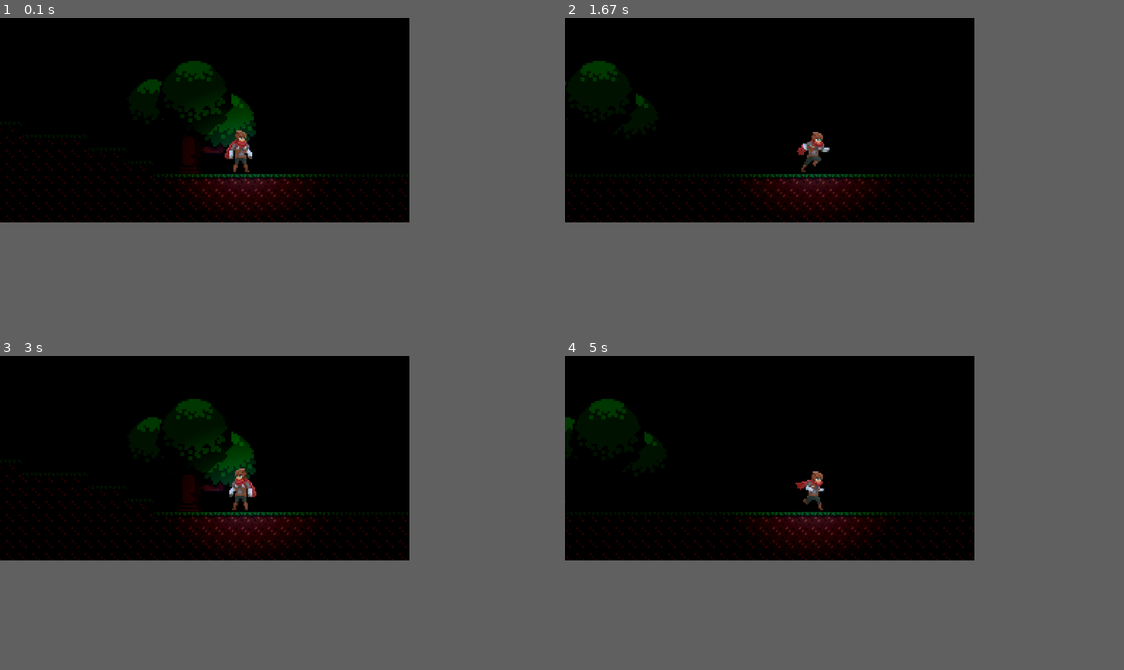
Above: before the commit, frames 1-4 (two rows, left to right).
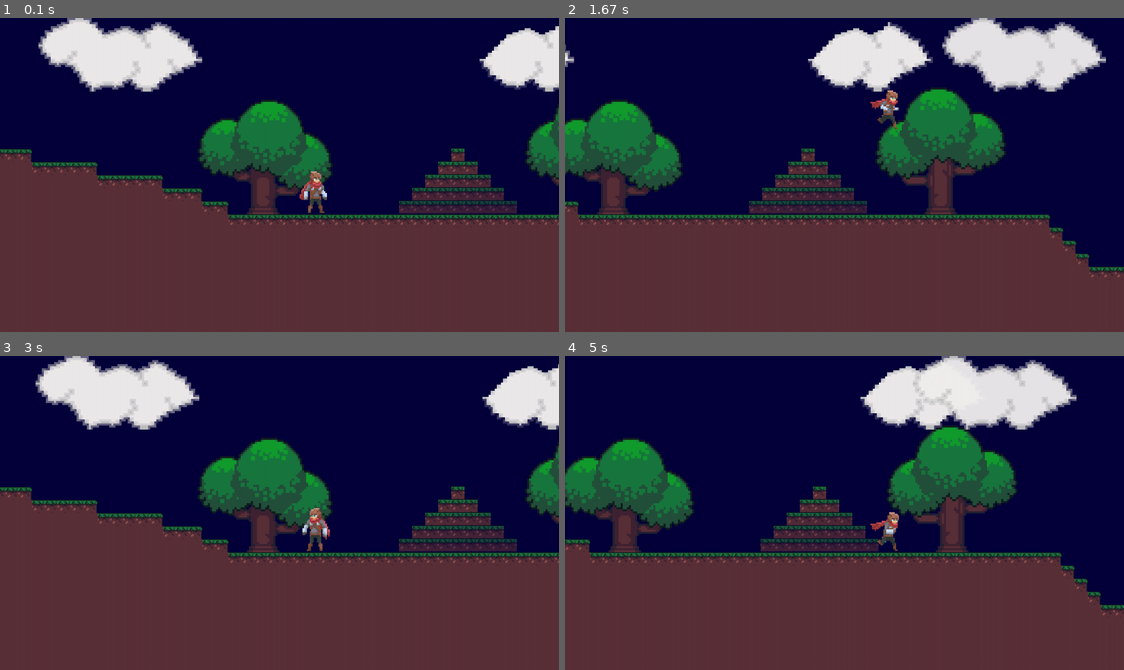
Above: after the commit, the same moments.

Repository: AlexRasskazchikov/PyGame-To-Go-Module
Game: pygame game, started from Level Tester.py
Two runs of this game, one before a commit and one after it. Both use one fixed random seed, a clock stepped at 60 frames per second and the inputs below.
Inputs:
- Up to frame 1 (0.1 s): no input
- Up to frame 2 (1.67 s): hold D 0.33-0.8 s; hold F5 0.83-1.13 s; hold W 0.83-1.13 s; hold W 1.17-1.47 s; hold D from 1.5 s (still down)
- Up to frame 3 (3 s): release D at 1.97 s; hold A 2-2.53 s; hold A 2.57-2.97 s
- Up to frame 4 (5 s): hold W 3-3.37 s; hold D 3.4-4.03 s; hold A 4.07-4.53 s; hold D from 4.57 s (still down)
In our replay, the window is 750x375 before the commit and 1024x576 after it. These sizes can differ from the game's own. Grey fills any space a smaller window leaves; there, only what the larger window draws over its background counts as a difference.

The runs differ from the first frame. In frame 1, 89% of the frame differs, in the area x 0-100%, y 0-100%; in frame 2, 86%; in frame 3, 88%; in frame 4, 86%.

Commit message:
bugs fixed

Diff:
--- a/Engine/Levels.py
+++ b/Engine/Levels.py
@@ -25,31 +25,37 @@
     def render_files(self):
         entities = pygame.sprite.Group()
         platforms = []
+        background_tiles = []
         x = y = 0
         for row in self.map:
             for col in row:
                 if col in self.materials:
                     p = Platform(x, y, self.materials[col])
-                    platforms.append(p)
-                    entities.add(p)
+                    if col.isupper():
+                        platforms += [p]
+                        entities.add(p)
+                    else:
+                        o = BackgroundObject(self.materials[col], (x, -y + 450), name='Tile',
+                                             act=True, size=2, hp=10, mat="Earth", sounds=earth_sounds)
+                        background_tiles += [o]
                 x += 32
             y += 32
             x = 0
-        return (entities, platforms)
+        return entities, platforms, background_tiles
 
     def add_background_object(self, *other):
         self.background_objects += other
 
 
 class BackgroundObject(Entity):
-    def __init__(self, path, coords, alph=250, size=None, name="Unknown", hp=100,
+    def __init__(self, image, coords, alph=250, size=None, name="Unknown", hp=100,
                  sounds=["Assets/sounds/tree/wood1.mp3",
                          "Assets/sounds/tree/wood2.mp3",
                          "Assets/sounds/tree/wood3.mp3",
                          "Assets/sounds/tree/wood4.mp3"], act=True, mat="Wood", mat_count=1):
         super().__init__()
         self.name = name
-        self.img = pygame.image.load(path)
+        self.img = image
         if alph is not None:
             self.img.fill((255, 255, 255, alph), None, pygame.BLEND_RGBA_MULT)
         if size is not None:
@@ -102,39 +108,64 @@
     "                                                                                    PPPP",
     "                                                                                    PPPP",
     "                                                                                    PPPP",
-    "GGR                                                                                 PPPP",
-    "PPPGGGGR                                                                            PPPP",
-    "PPPPPPPPGGGGR                                                                       PPPP",
-    "PPPPPPPPPPPPPGGR                                                                    PPPP",
-    "PPPPPPPPPPPPPPPPGR                                                                  PPPP",
+    "GGR                                w                                                PPPP",
+    "PPPGGGGR                          www                                               PPPP",
+    "PPPPPPPPGGGGR                    wwwww                                              PPPP",
+    "PPPPPPPPPPPPPGGR                wwwwwww                                             PPPP",
+    "PPPPPPPPPPPPPPPPGR             wwwwwwwww                                            PPPP",
     "PPPPPPPPPPPPPPPPPPGGGGGGGGGGGGGGGGGGGGGGGGGGGGGGGGGGGR            LGGGGGGGGGGGGGGGGGPPPP",
     "PPPPPPPPPPPPPPPPPPPPPPPPPPPPPPPPPPPPPPPPPPPPPPPPPPPPPPR          LPPPPPPPPPPPPPPPPPPPPPP",
     "PPPPPPPPPPPPPPPPPPPPPPPPPPPPPPPPPPPPPPPPPPPPPPPPPPPPPPPR        LPPPPPPPPPPPPPPPPPPPPPPP",
     "PPPPPPPPPPPPPPPPPPPPPPPPPPPPPPPPPPPPPPPPPPPPPPPPPPPPPPPPR      LPPPPPPPPPPPPPPPPPPPPPPPP",
     "PPPPPPPPPPPPPPPPPPPPPPPPPPPPPPPPPPPPPPPPPPPPPPPPPPPPPPPPPGGGGGGPPPPPPPPPPPPPPPPPPPPPPPPP",
+    "PPPPPPPPPPPPPPPPPPPPPPPPPPPPPPPPPPPPPPPPPPPPPPPPPPPPPPPPPPPPPPPPPPPPPPPPPPPPPPPPPPPPPPPP",
+    "PPPPPPPPPPPPPPPPPPPPPPPPPPPPPPPPPPPPPPPPPPPPPPPPPPPPPPPPPPPPPPPPPPPPPPPPPPPPPPPPPPPPPPPP",
+    "PPPPPPPPPPPPPPPPPPPPPPPPPPPPPPPPPPPPPPPPPPPPPPPPPPPPPPPPPPPPPPPPPPPPPPPPPPPPPPPPPPPPPPPP",
+    "PPPPPPPPPPPPPPPPPPPPPPPPPPPPPPPPPPPPPPPPPPPPPPPPPPPPPPPPPPPPPPPPPPPPPPPPPPPPPPPPPPPPPPPP",
+    "PPPPPPPPPPPPPPPPPPPPPPPPPPPPPPPPPPPPPPPPPPPPPPPPPPPPPPPPPPPPPPPPPPPPPPPPPPPPPPPPPPPPPPPP",
+    "PPPPPPPPPPPPPPPPPPPPPPPPPPPPPPPPPPPPPPPPPPPPPPPPPPPPPPPPPPPPPPPPPPPPPPPPPPPPPPPPPPPPPPPP",
 ])
 
 cloth = [r"Assets/sounds/cloth/cloth1.mp3",
          r"Assets/sounds/cloth/cloth2.mp3",
          r"Assets/sounds/cloth/cloth3.mp3",
          r"Assets/sounds/cloth/cloth4.mp3"]
-trees = [r"Assets/Objects/obj_0022_Layer-23.png",
-         r"Assets/Objects/obj_0021_Layer-22.png"]
-clouds = [r"Assets/Objects/Cloud0.png",
-          r"Assets/Objects/Cloud1.png", ]
+trees = [pygame.image.load(r"Assets/Objects/obj_0022_Layer-23.bmp"),
+         pygame.image.load(r"Assets/Objects/obj_0021_Layer-22.bmp")]
+earth_sounds = [r"Assets/Sounds/grass/grass1.mp3",
+                r"Assets/Sounds/grass/grass2.mp3",
+                r"Assets/Sounds/grass/grass3.mp3",
+                r"Assets/Sounds/grass/grass4.mp3"]
+clouds = [pygame.image.load(r"Assets/Objects/Cloud0.bmp"),
+          pygame.image.load(r"Assets/Objects/Cloud1.bmp"), ]
 
 Plain.add_background_object(
     BackgroundObject(clouds[1], (100, 300), name="Cloud", size=5, act=False, mat="Cloudy Stuff-1"),
     BackgroundObject(clouds[0], (1200, 300), name="Cloud", size=5, act=False, mat="Cloudy Stuff-2"),
     BackgroundObject(clouds[1], (1400, 300), name="Cloud", size=5, act=False, mat="Cloudy Stuff-3"),
-    BackgroundObject(trees[1], (500, 0), name="Tree", size=5, mat_count=random.randint(1, 10)),
-    BackgroundObject(trees[0], (1300, 0), name="Tree", size=5, mat_count=random.randint(1, 10), mat="Test"),
-    BackgroundObject(trees[1], (2200, 0), name="Tree", size=5, mat_count=random.randint(1, 10)))
+    BackgroundObject(trees[1], (500, 0), name="Tree", size=5, mat_count=random.randint(1, 1)),
+    BackgroundObject(trees[0], (1300, 0), name="Tree", size=5, mat_count=random.randint(1, 1), mat="Test"),
+    BackgroundObject(trees[1], (2200, 0), name="Tree", size=5, mat_count=random.randint(1, 1)))
 
-Plain.materials = {"G": pygame.image.load(r"Assets/Tiles/Tile_02.jpg"),
-                   "P": pygame.image.load(r"Assets/Tiles/Tile_14.jpg"),
-                   "L": pygame.image.load(r"Assets/Tiles/Tile_01.jpg"),
-                   "R": pygame.image.load(r"Assets/Tiles/Tile_03.jpg")}
+ground = pygame.image.load(r"Assets/Tiles/Tile_02.bmp")
+right = pygame.image.load(r"Assets/Tiles/Tile_03.bmp")
+left = pygame.image.load(r"Assets/Tiles/Tile_01.bmp")
+earth = pygame.image.load(r"Assets/Tiles/Tile_14.bmp")
+earth = pygame.Surface((32, 32))
+earth.fill((91, 49, 56))
+
+house_wall = pygame.Surface((32, 32))
+house_wall.fill((92, 43, 1))
+
+roof = pygame.Surface((32, 32))
+roof.fill((54, 8, 0))
+
+Plain.materials = {"G": ground,
+                   "L": left,
+                   "R": right,
+                   "r": roof,
+                   "P": earth,
+                   "w": pygame.image.load(r"Assets/Tiles/Tile_02.bmp").convert_alpha()}
 
 Plain.background = (5, 0, 59)
 
@@ -144,14 +175,6 @@
     "                                                        ",
     "                                                        ",
     "                                                        ",
-    "                                                        ",
-    "                                                        ",
-    "                                                        ",
-    "                                                        ",
-    "                                                        ",
-    "                                                        ",
-    "                                                        ",
-    "GGR                                                     ",
     "PPPGGGGR                                                ",
     "PPPPPPPPGGGGR                                       PPPP",
     "PPPPPPPPPPPPPGGR                                    PPPP",
@@ -167,7 +190,8 @@
     BackgroundObject(clouds[1], (100, 300), name="Cloud", size=5, act=False, mat="Cloudy Stuff-1"),
     BackgroundObject(trees[1], (500, 0), name="Tree", size=5, mat_count=random.randint(1, 10)))
 
-LightDemo.materials = {"G": pygame.image.load(r"Assets/Tiles/Tile_02.jpg"),
-                   "P": pygame.image.load(r"Assets/Tiles/Tile_14.jpg"),
-                   "L": pygame.image.load(r"Assets/Tiles/Tile_01.jpg"),
-                   "R": pygame.image.load(r"Assets/Tiles/Tile_03.jpg")}
+LightDemo.materials = {"G": ground,
+                       "P": earth,
+                       "L": left,
+                       "R": right,
+                       "r": roof}
--- a/Engine/Player.py
+++ b/Engine/Player.py
@@ -50,17 +50,17 @@
                                    pygame.K_5]
 
         if self.animation is not None:
-            self.image = pygame.transform.scale(self.animation[list(self.animation.get_sets_names())[0]][0],
-                                                (self.width, self.height))
-            self.rect = self.image.get_rect(topleft=self.coords)
-            self.mask = pygame.mask.from_surface(self.image)
-            self.hitted_image = copy(self.image)
+            self.img = pygame.transform.scale(self.animation[list(self.animation.get_sets_names())[0]][0],
+                                              (self.width, self.height))
+            self.rect = self.img.get_rect(topleft=self.coords)
+            self.mask = pygame.mask.from_surface(self.img)
+            self.hitted_image = copy(self.img)
             self.hitted_image.fill((255, 255, 255), special_flags=pygame.BLEND_ADD)
 
     def set_sprite_from_pack(self, name, index):
         """Change player's sprite to sprite from Pack"""
         if self.animation:
-            self.image = pygame.transform.scale(self.animation.get_frame(name, index), (self.width, self.height))
+            self.img = pygame.transform.scale(self.animation.get_frame(name, index), (self.width, self.height))
         else:
             pass
 
@@ -134,7 +134,7 @@
             self.rect.top += self.yvel
             self.onGround = False
             self.collide(0, self.yvel, platforms)
-            self.mask = pygame.mask.from_surface(self.image)
+            self.mask = pygame.mask.from_surface(self.img)
 
     def collide(self, xvel, yvel, platforms):
         """Check platform collision"""
@@ -146,17 +146,9 @@
                     # Colliding Right
                     self.rect.right = p.rect.left
 
-                    # Auto-jump.
-                    if self.onGround:
-                        self.yvel -= 8
-
                 if xvel < 0:
                     # Colliding Left.
                     self.rect.left = p.rect.right
-
-                    # Auto-jump
-                    if self.onGround:
-                        self.yvel -= 8
 
                 if yvel > 0:
                     # Staying on ground.
@@ -170,7 +162,7 @@
         """Change player Position. If start - + set start coords"""
         if start:
             self.start_coords = coords
-        self.rect = self.image.get_rect(topleft=(coords))
+        self.rect = self.img.get_rect(topleft=(coords))
 
     def collides(self, other):
         """Perfect Pixel Collision Checker"""
@@ -180,9 +172,9 @@
         return False
 
     def update_mask(self):
-        self.hitted_image = copy(self.image)
+        self.hitted_image = copy(self.img)
         self.hitted_image.fill((255, 255, 255), special_flags=pygame.BLEND_ADD)
-        self.mask = pygame.mask.from_surface(self.image)
+        self.mask = pygame.mask.from_surface(self.img)
 
     def draw_mask(self, display, color=(255, 255, 255)):
         pygame.draw.lines(display, color, 1, self.mask.outline())
@@ -201,11 +193,12 @@
         if object.mat not in self.inventory:
             self.inventory[object.mat] = {"img": pygame.transform.scale(object.img, (60, 60)),
                                           "count": 0, "choosen": 1 if not len(self.inventory) else 0,
-                                          "id": len(self.inventory)}
+                                          "id": len(self.inventory),
+                                          "object": copy(object)}
         self.inventory[object.mat]["count"] += object.mat_count
         print(f"+{object.mat_count} {object.mat}")
 
-    def draw_inventory(self, display, border_color=(50, 50, 50), border_thicness=1, size=64, coords=(350, 10)):
+    def draw_inventory(self, display, font, border_color=(50, 50, 50), border_thicness=1, size=64, coords=(600, 10)):
 
         back_slot = pygame.Surface((size, size), pygame.SRCALPHA, 32)
         back_slot.fill((255, 255, 255, 30))
@@ -221,7 +214,11 @@
                 display.blit(back_slot_choosen, (x, y))
                 display.blit(o["img"], (x + 2, y + 2))
                 pygame.draw.rect(display, (255, 255, 255), (x, y, size, size), border_thicness)
+                text = font.render(str(o["count"]), True, (255, 255, 255))
+                display.blit(text, (x, y))
             else:
                 display.blit(back_slot, (x, y))
                 display.blit(o["img"], (x + 2, y + 2))
                 pygame.draw.rect(display, border_color, (x, y, size, size), border_thicness)
+                text = font.render(str(o["count"]), True, (255, 255, 255))
+                display.blit(text, (x, y))
--- a/Engine/Tiles.py
+++ b/Engine/Tiles.py
@@ -10,11 +10,11 @@
 class Platform(Entity):
     def __init__(self, x, y, image):
         Entity.__init__(self)
-        self.image = pygame.Surface((32, 32))
-        self.image.convert()
-        self.image = pygame.transform.scale(image, (32, 32))
+        self.img = pygame.Surface((32, 32))
+        self.img.convert()
+        self.img = pygame.transform.scale(image, (32, 32))
         self.rect = Rect(x, y, 32, 32)
-        self.mask = pygame.mask.from_surface(self.image)
+        self.mask = pygame.mask.from_surface(self.img)
     def update(self):
         pass
 
@@ -22,4 +22,4 @@
 class ExitBlock(Platform):
     def __init__(self, x, y):
         super().__init__(self, x, y)
-        self.image.fill((255, 255, 255))
+        self.img.fill((255, 255, 255))
--- a/Level Tester.py
+++ b/Level Tester.py
@@ -2,20 +2,17 @@
 from copy import copy
 
 import pygame
-from pygame.rect import Rect
 
 from Engine import show_fps, show_info, bake_light
 from Engine.Characters import player1
-from Engine.Levels import Plain, LightDemo
+from Engine.Levels import Plain, LightDemo, BackgroundObject
 
-WIN_WIDTH = 1000
-WIN_HEIGHT = 500
+WIN_WIDTH = 1366
+WIN_HEIGHT = 768
 HALF_WIDTH = int(WIN_WIDTH / 2)
 HALF_HEIGHT = int(WIN_HEIGHT / 2)
 
 DISPLAY = (WIN_WIDTH, WIN_HEIGHT)
-DEPTH = 32
-FLAGS = 0
 CAMERA_SLACK = 100
 cell_height = 32
 
@@ -53,32 +50,34 @@
 def run(level, display, player):
     clock = pygame.time.Clock()
 
-    background = level.background
-
     player1.set_coords((700, 350), start=True)
-
-    entities, platforms = level.render_files()
     total_level_width = level.total_level_width
     total_level_height = level.total_level_height
     font = pygame.font.Font(r'C:\Windows\Fonts\Arial.ttf', 25)
     camera = Camera(complex_camera, total_level_width, total_level_height)
+    FramesClock = 0
+
+    """Level Objects loading"""
+    entities, platforms, background_tiles = level.render_files()
+    level.background_objects = list(map(lambda x: copy(x), level.background_objects)) + list(
+        map(lambda x: copy(x), background_tiles))
+    background_objects = list(map(lambda x: copy(x), level.background_objects))
     entities.add(player1)
-    FramesClock = 0
-    background_objects = list(map(lambda x: copy(x), level.background_objects))
-    size = pygame.display.get_surface().get_size()
-    image_filter = pygame.Surface(size, pygame.SRCALPHA, 32)
+
+    """Lighting"""
+    background = level.background
+    image_filter = pygame.Surface(pygame.display.get_surface().get_size(), pygame.SRCALPHA, 32)
     light = pygame.image.load('Assets/light.png')
-    w, h = player.rect.w, player.rect.h
-    light = pygame.transform.scale(light, (w * 4, h * 4))
+    light = pygame.transform.scale(light, (player.rect.w * 4, player.rect.h * 4))
     clear_image_filter = copy(image_filter)
     clear_image_filter.fill((100, 100, 100))
 
     while True:
-        clock.tick(90)
+        clock.tick(300)
         FramesClock += 1
         keys = pygame.key.get_pressed()
         events = list(map(lambda x: x.type, pygame.event.get()))
-        screen.fill((0, 0, 0))
+        display.fill(background)
 
         player.update_frame(keys, FramesClock)
         player.update_mask()
@@ -88,26 +87,35 @@
         for i in range(len(background_objects)):
             o = background_objects[i]
             if o.name == "Cloud":
-                move_cloud(FramesClock, o, i % 2)
+                move_cloud(FramesClock, o, bool(i % 2))
 
-        draw_list = ["Tree"]
+        for key in player.inventory:
+            if pygame.MOUSEBUTTONDOWN in events and player.inventory[key]["choosen"]:
+                o = player.inventory[key]["object"]
+                new = BackgroundObject(o.img, (player.rect.x, 0), name=o.name, act=True, mat=o.mat)
+                player.inventory[key]["count"] -= 1
+                if player.inventory[key]["count"] <= 0:
+                    del player.inventory[key]
+                    background_objects.append(new)
+                    break
+                background_objects.append(new)
+
+        draw_list = ["Tree", "Cloud", "Tile"]
 
         for o in list(filter(lambda x: x.name in draw_list, background_objects)):
-            if o.name == "Cloud" and "Wood" in player.inventory and player.inventory["Wood"]['count'] >= 3:
-                o.set_active(True)
             if player.check_hit(o, random.choice(o.sounds)) is not None:
                 display.blit(o.h_img, camera.apply(o))
-                if o.hp - player.damage >= 0:
+                if o.hp - player.damage > 0:
                     o.hp -= player.damage
                 else:
-                    player.inventory_add_object(o)
+                    player.inventory_add_object(copy(o))
                     print(player.inventory)
                     background_objects.remove(o)
             else:
                 display.blit(o.img, camera.apply(o))
 
         for e in entities:
-            display.blit(e.image, camera.apply(e))
+            display.blit(e.img, camera.apply(e))
 
         if level.lighting:
             bake_light(display, clear_image_filter, camera, player, light)
@@ -117,17 +125,19 @@
             show_fps(display, clock, font)
             show_info(display, f"{player.rect.x}; {player.rect.y + player.rect.h}", font)
 
-        player.draw_inventory(display)
+        player.draw_inventory(display, font)
         pygame.display.update()
 
-        if keys[pygame.K_r]:
+        if keys[pygame.K_F5]:
             background_objects = list(map(lambda x: copy(x), level.background_objects))
+            player.inventory = {}
 
-        if pygame.QUIT in events:
-            raise SystemExit("Quit")
+        if keys[pygame.K_ESCAPE]:
+            raise SystemExit("Escape")
 
-        if pygame.MOUSEBUTTONDOWN in events:
+        if keys[pygame.K_F3]:
             break
+
 
 def move_cloud(FramesClock, Object, Reversed=False, speed=500):
     if Reversed:
@@ -142,12 +152,12 @@
             Object.move(-1, 0)
 
 
+pygame.init()
+from pygame.locals import *
 
-
-pygame.init()
-screen = pygame.display.set_mode(DISPLAY, FLAGS, DEPTH)
-pygame.display.set_caption("Engine Testing")
+flags = FULLSCREEN | DOUBLEBUF
+display = pygame.display.set_mode((WIN_WIDTH, WIN_HEIGHT), flags)
 
 while True:
-    run(LightDemo, screen, player1)
-    run(Plain, screen, player1)
+    run(Plain, display, player1)
+    run(LightDemo, display, player1)
--- a/PerfectCollision.py
+++ b/PerfectCollision.py
@@ -1,4 +1,5 @@
-import pygame, sys
+import pygame
+import sys
 
 white, black = (255, 255, 255), (0, 0, 0)
 screen_width, screen_height = 640, 480
Binary file added: Assets/Objects/Cloud0.bmp
Binary file added: Assets/Objects/Cloud1.bmp
Binary file added: Assets/Objects/obj_0021_Layer-22.bmp
Binary file added: Assets/Objects/obj_0022_Layer-23.bmp
Binary file added: Assets/Tiles/Tile_01.bmp
Binary file added: Assets/Tiles/Tile_02.bmp
Binary file added: Assets/Tiles/Tile_03.bmp
Binary file added: Assets/Tiles/Tile_14.bmp
Not shown, added: Assets/Sounds/grass/grass1.mp3
Not shown, added: Assets/Sounds/grass/grass2.mp3
Not shown, added: Assets/Sounds/grass/grass3.mp3
Not shown, added: Assets/Sounds/grass/grass4.mp3
